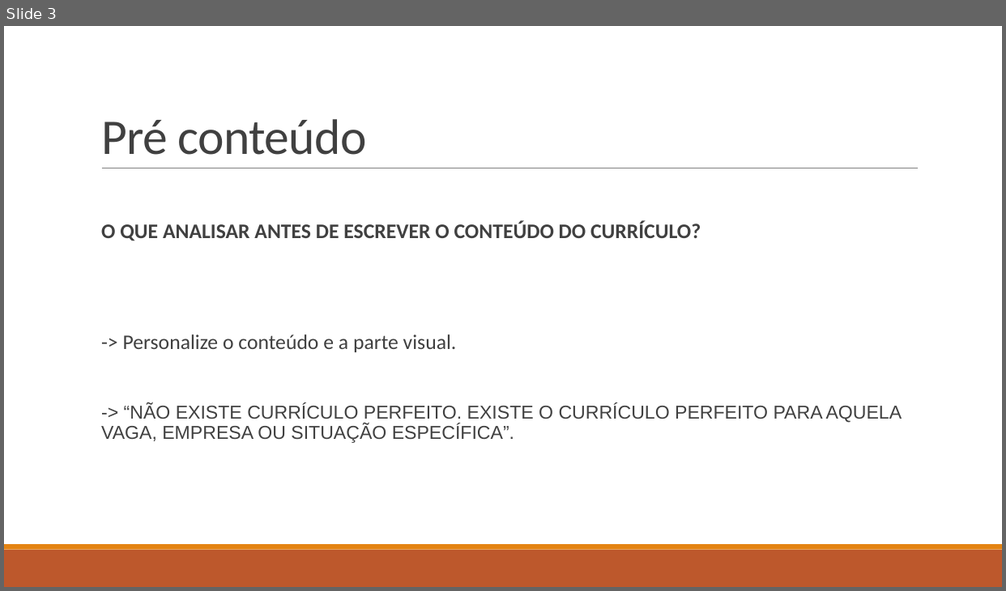
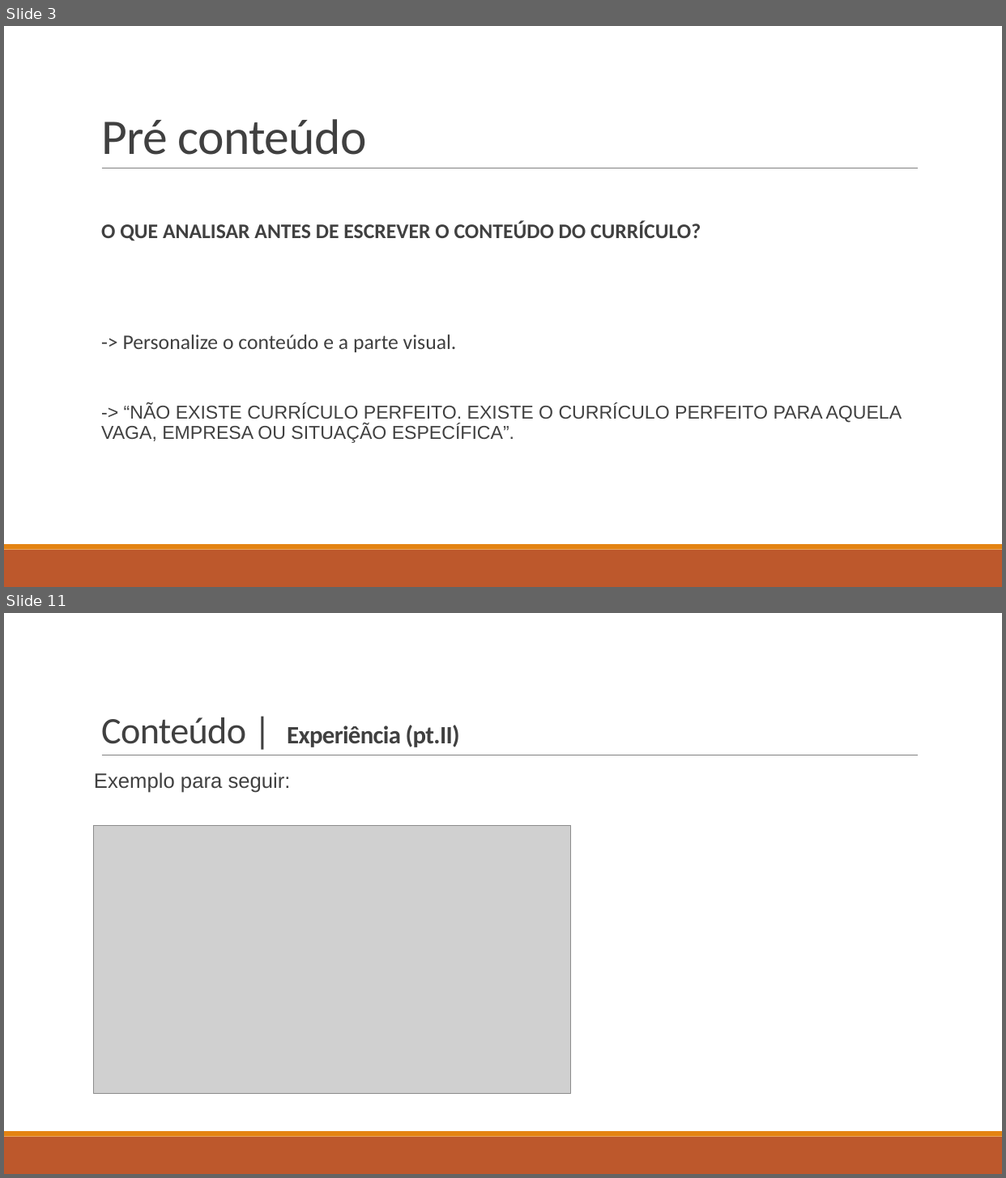
Before and after one commit to RaizaCirne/js-antes-do-react, a slide deck: Currículo, busca de vagas e candidaturas/#RESUMOCV121.pptx. Shown one above the other, each under a label of ours: slide 3 before the commit, slides 3 and 11 after it; the slides between them are not shown. The pictures are 1006x591 and 1006x1178 pixels, drawn with LibreOffice and Linux fonts; fonts in the diff are those of the drawing; grey boxes stand for pictures. Boxes give left, top, right and bottom in pixels: in the first picture for what was removed or moved away, otherwise in the second. Text is boxed around its words. In the diff, an @@ line names an element or a change of style, - is before the commit and + after.

```diff
--- a/Currículo, busca de vagas e candidaturas/#RESUMOCV121.pptx
+++ b/Currículo, busca de vagas e candidaturas/#RESUMOCV121.pptx
@@ slide 11 added at (x1=4, y1=613, x2=1002, y2=1174), background #FFFFFF; not listed: 3 template elements that a slide beside it also shows @@
@@ title added at (x1=101, y1=717, x2=460, y2=747), 24 pt, text #404040, bold @@
+Conteúdo | Experiência (pt.II)
@@ text added at (x1=94, y1=773, x2=291, y2=793), 20 pt, text #404040 @@
+Exemplo para seguir:
@@ picture added at (x1=94, y1=825, x2=571, y2=1093) @@
```
Also in this commit, not shown: 4 slides changed, 3 other slides added, 2 slides removed.
